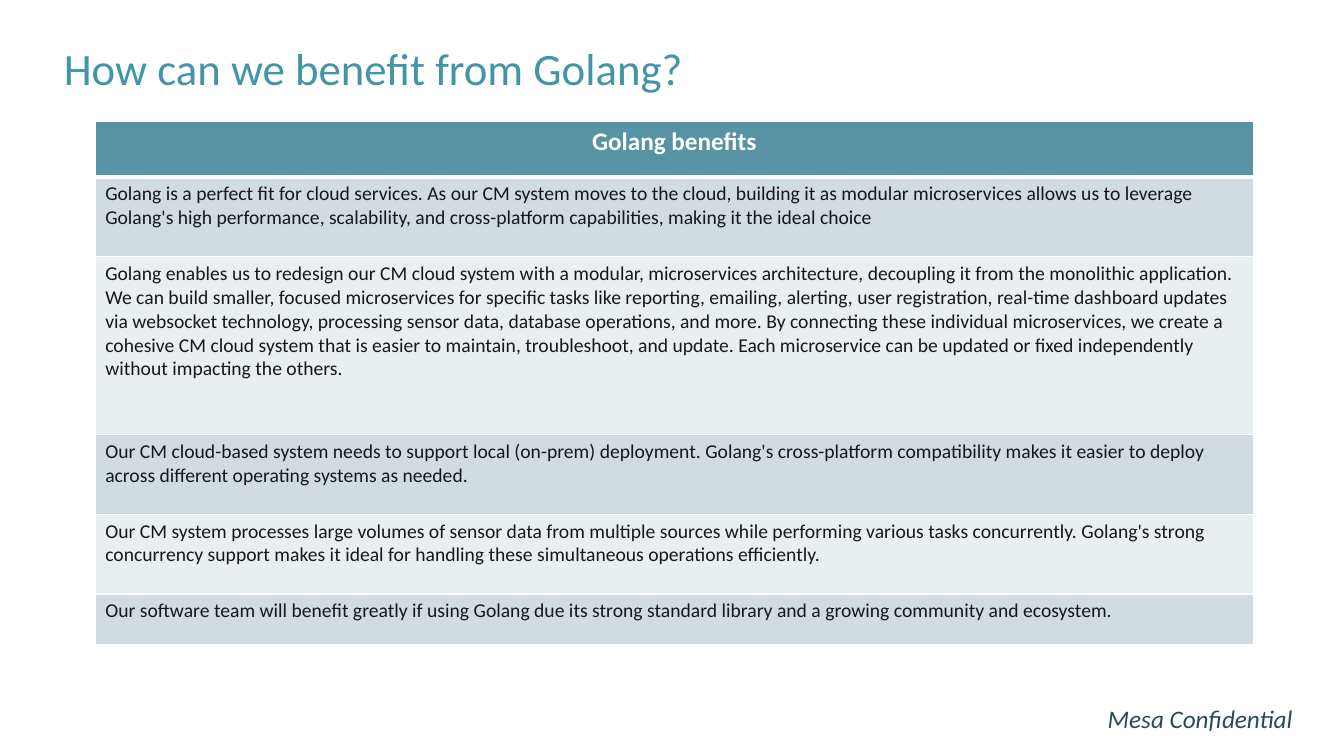
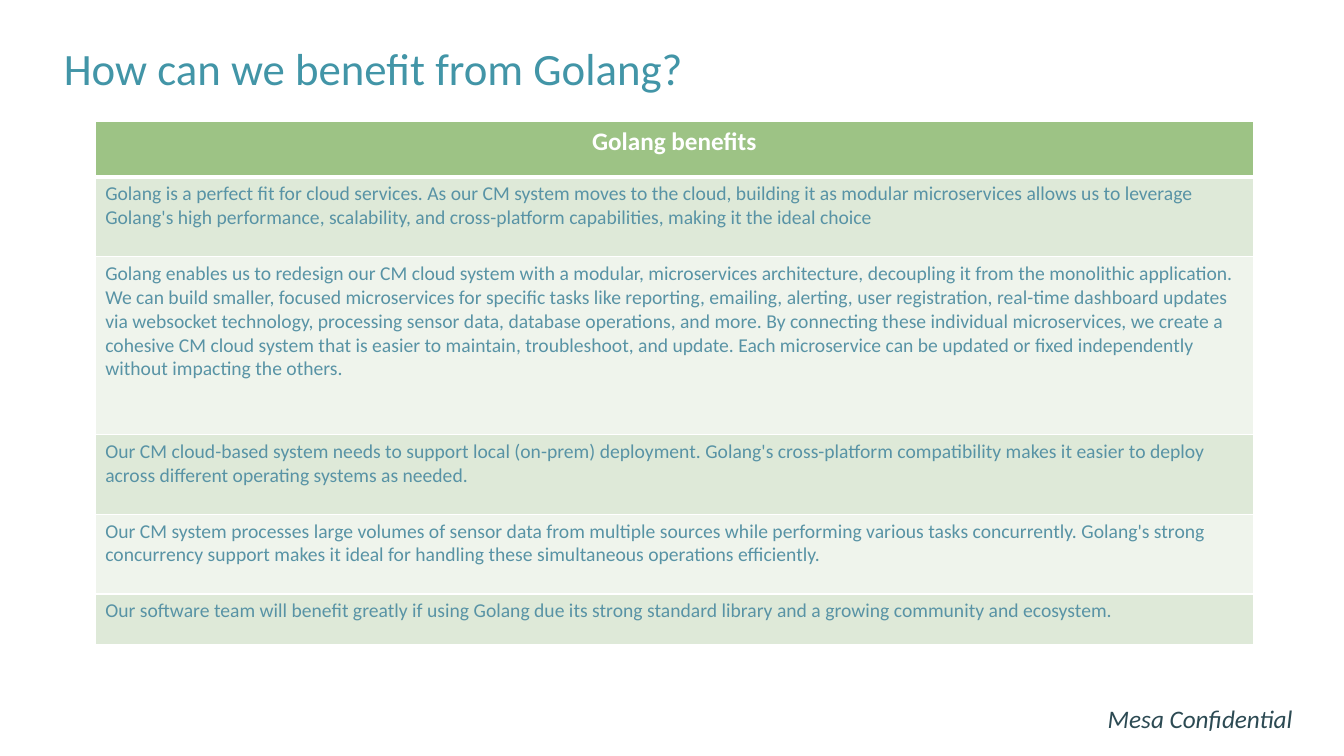
Before and after one commit to hunghpham/MVP-Application-Sensor-Telemetry-System, a slide deck: slide 8 of Power Point Slides/Go vs Python.pptx. Drawn at 1344x756 pixels with LibreOffice and Linux fonts; fonts in the diff are those of the drawing; background and template pictures are left out. Boxes give left, top, right and bottom in pixels: in the first picture for what was removed or moved away, otherwise in the second. Text is boxed around its words. In the diff, an @@ line names an element or a change of style, - is before the commit and + after.

Commit message:
-Add updated and completed all power point slides for each technology used in the MVP project discussing their tradeoffs and benefit for us -Move sensor_simulator program into docker so everything runs at once when building docker compose, no need to run it after anymore -Update README.md file to have proper markdowns

```diff
--- a/Power Point Slides/Go vs Python.pptx
+++ b/Power Point Slides/Go vs Python.pptx
@@ table at [95,121,1253,645] @@
@@ fill #5892A5 to #9DC385 in row 1, column 1 @@
@@ fill #D1DCE1 to #DFE9D9 in 3 cells @@
@@ fill #EAEEF0 to #EFF5ED in 2 cells @@
@@ text colour #171717 to #5893A5 @@
```
Also in this commit, not shown: 19 other files.
